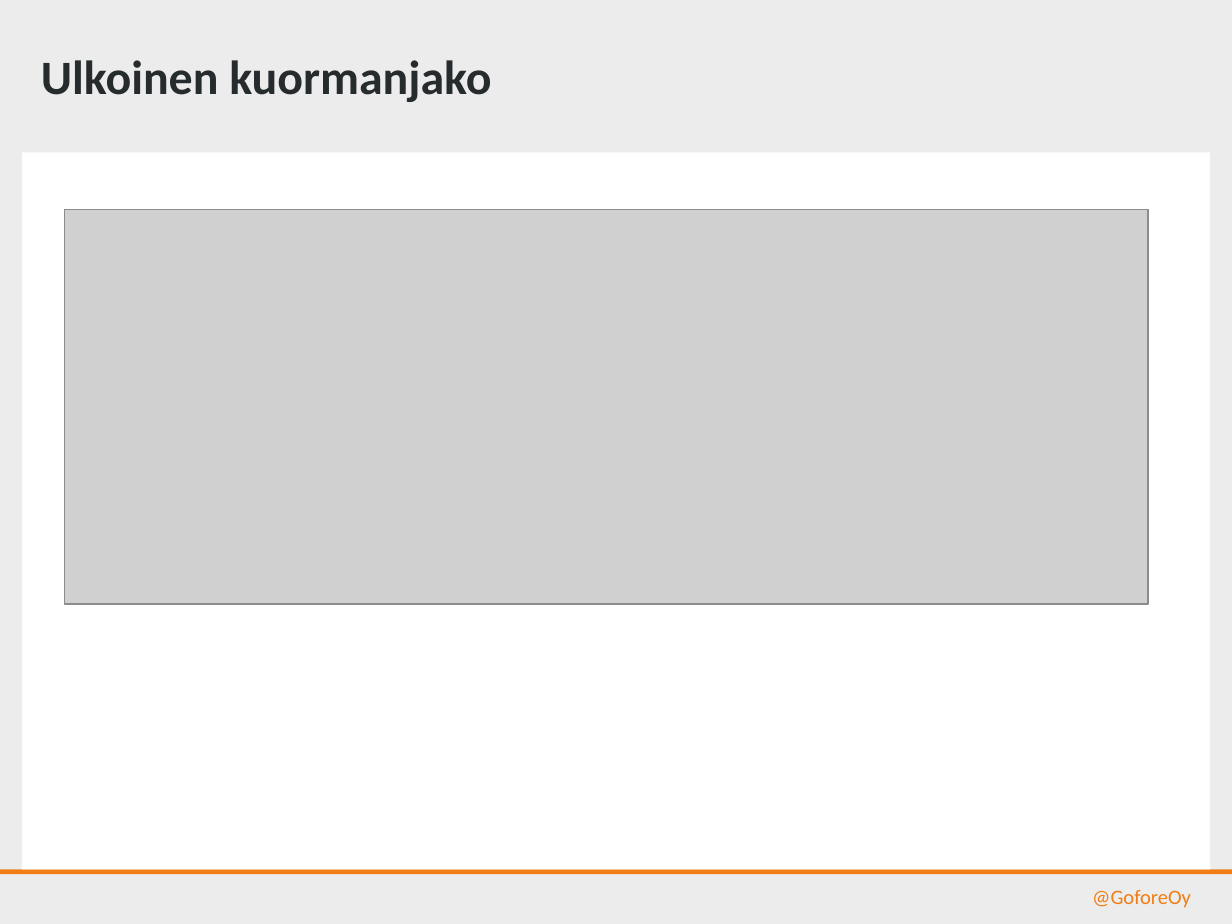
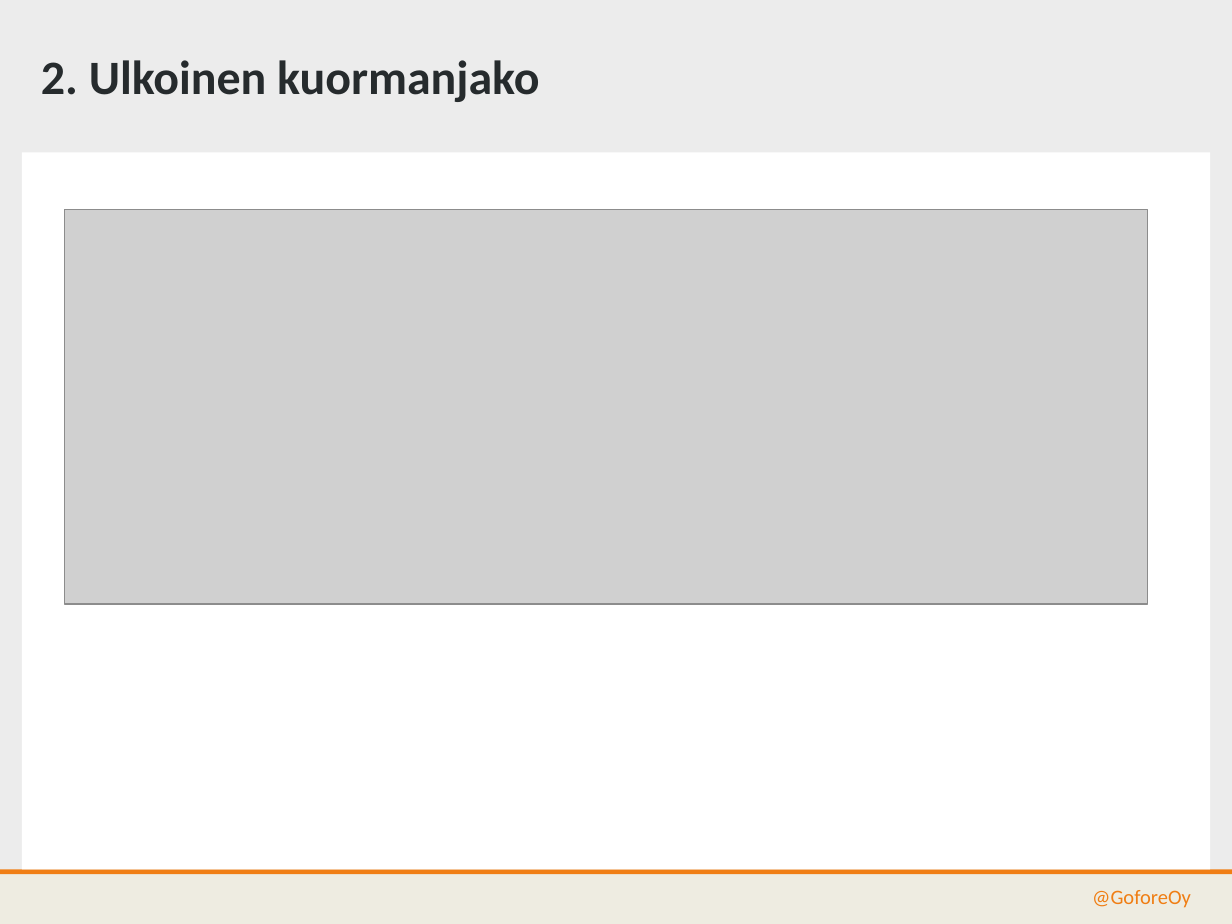
Before and after one commit to gofore/kapa-xroad-presentation, a slide deck: slide 7 of src/kuormanjako.pptx (slide 6 before the commit). Drawn at 1232x924 pixels with LibreOffice and Linux fonts; fonts in the diff are those of the drawing; grey boxes stand for pictures; background and template pictures are left out. Boxes give left, top, right and bottom in pixels: in the first picture for what was removed or moved away, otherwise in the second. Text is boxed around its words. In the diff, an @@ line names an element or a change of style, - is before the commit and + after.

```diff
--- a/src/kuormanjako.pptx
+++ b/src/kuormanjako.pptx
@@ text at (x1=41, y1=60, x2=539, y2=102): text changed @@
-Ulkoinen kuormanjako
+2. Ulkoinen kuormanjako
```
Also in this commit, not shown: 6 other slides changed, 5 slides added, 1 slide removed.
